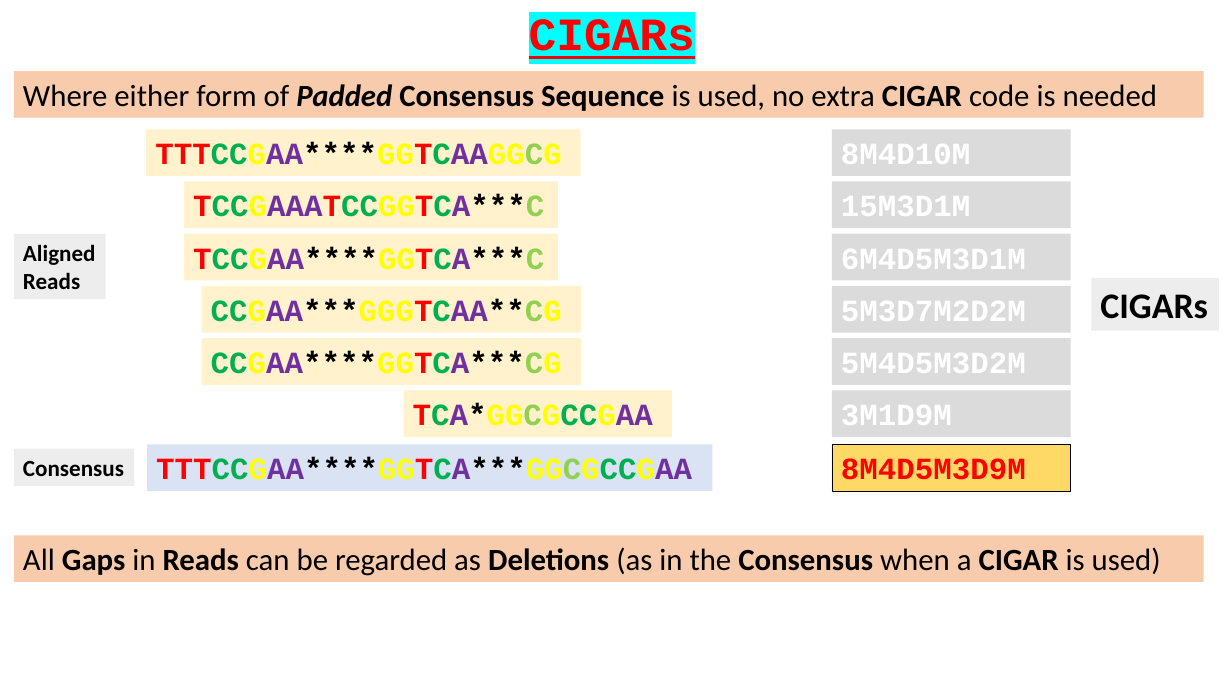
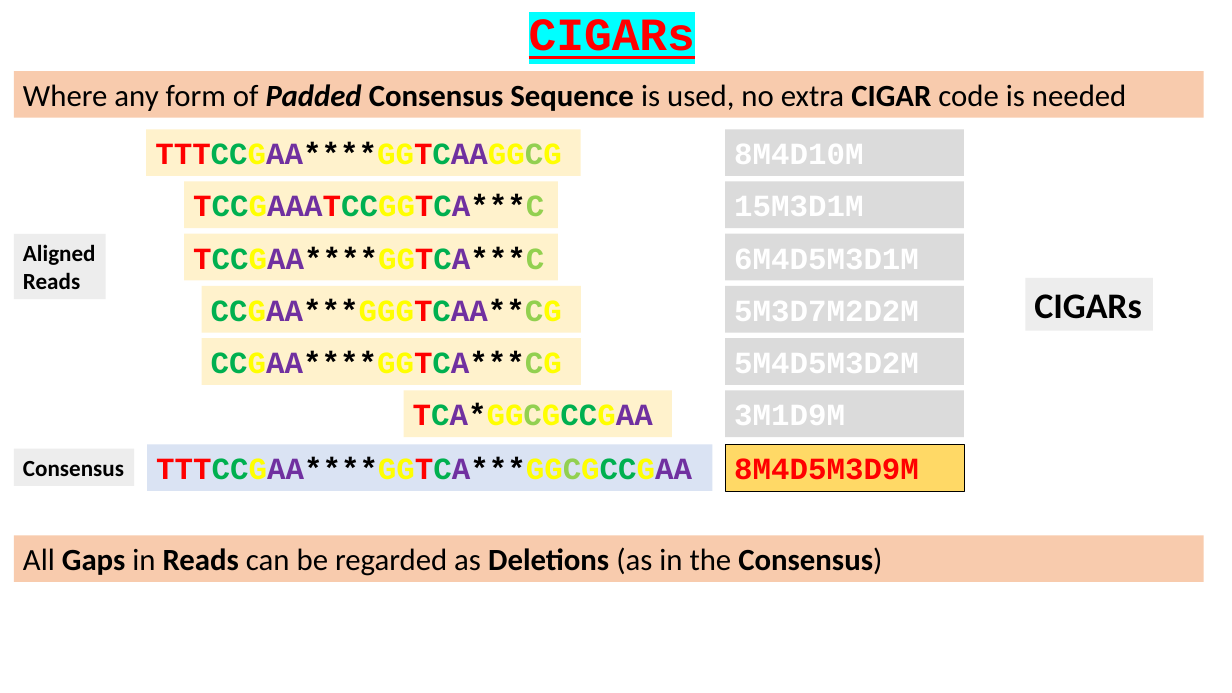
Before and after one commit to BioinformaticsTraining/Introduction-to-Bioinformatics, a slide deck: slide 13 of Flip Presentations/NGS_Intro/02-CIGARS/02-CIGARS.pptx. Drawn at 1232x693 pixels with LibreOffice and Linux fonts; fonts in the diff are those of the drawing. Boxes give left, top, right and bottom in pixels: in the first picture for what was removed or moved away, otherwise in the second. Text is boxed around its words. In the diff, an @@ line names an element or a change of style, - is before the commit and + after.

```diff
--- a/Flip Presentations/NGS_Intro/02-CIGARS/02-CIGARS.pptx
+++ b/Flip Presentations/NGS_Intro/02-CIGARS/02-CIGARS.pptx
@@ text in rectangle at (23,84,1126,111): text changed @@
-Where either form of Padded Consensus Sequence is used, no extra CIGAR code is needed
+Where any form of Padded Consensus Sequence is used, no extra CIGAR code is needed
@@ rectangle "CIGARs": place and size @@
-rectangle "CIGARs" at (1092,278,1219,331)
+rectangle "CIGARs" at (1026,278,1153,331)
@@ 7 rectangles: place and size @@
-7 rectangles at (832,129,1070,491)
+7 rectangles at (726,129,964,491)
@@ text in rectangle at (23,547,882,576): text changed @@
-All Gaps in Reads can be regarded as Deletions (as in the Consensus when a CIGAR is used)
+All Gaps in Reads can be regarded as Deletions (as in the Consensus)
```
Also in this commit, not shown: 1 other slide changed, 1 slide added, 1 slide removed.
